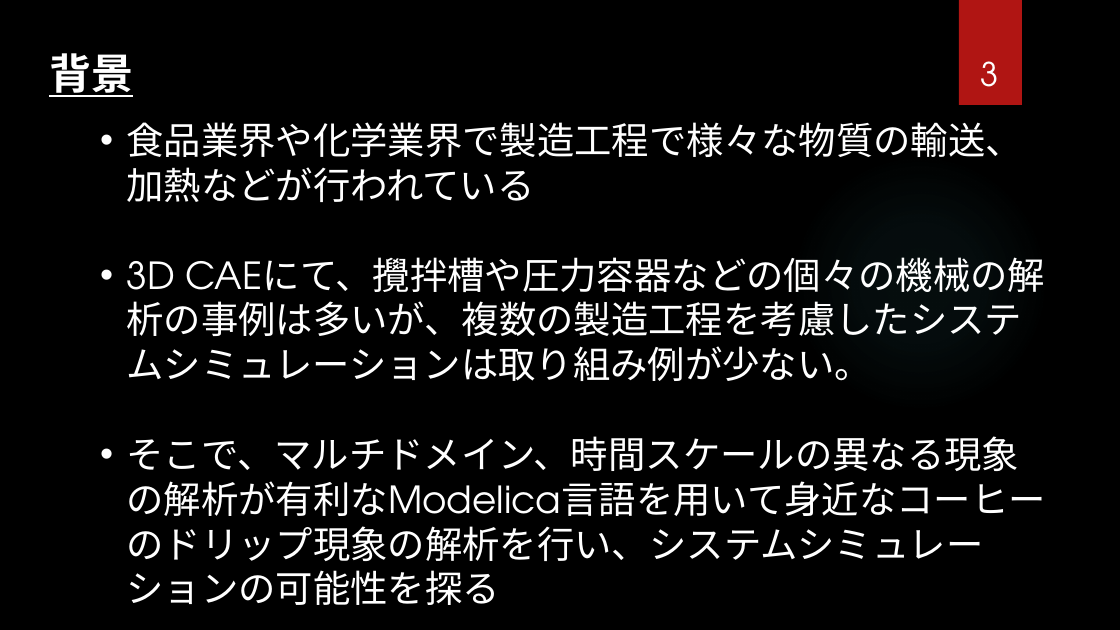
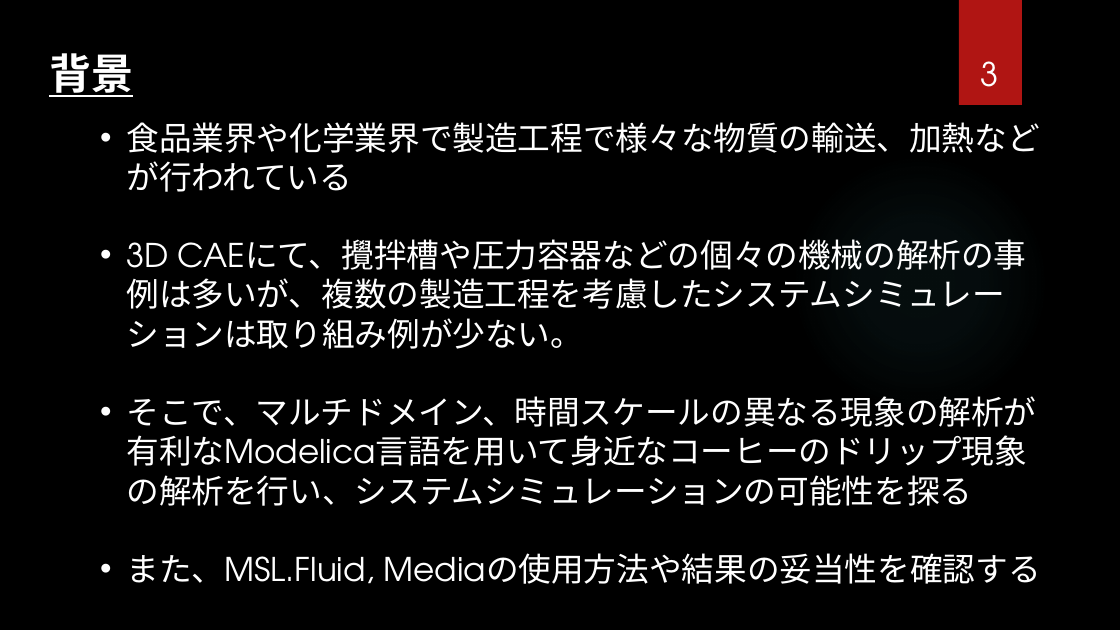
Before and after one commit to UedaShigenori/CoffeeTemperature, a slide deck: slide 3 of Report/181208_Modelicaによるドリップ式コーヒーのシステムシミュレーション_v2.pptx. Drawn at 1120x630 pixels with LibreOffice and Linux fonts; fonts in the diff are those of the drawing; background and template pictures are left out. Boxes give left, top, right and bottom in pixels: in the first picture for what was removed or moved away, otherwise in the second. Text is boxed around its words. In the diff, an @@ line names an element or a change of style, - is before the commit and + after.

```diff
--- a/Report/181208_Modelicaによるドリップ式コーヒーのシステムシミュレーション_v2.pptx
+++ b/Report/181208_Modelicaによるドリップ式コーヒーのシステムシミュレーション_v2.pptx
@@ text at (126,122,1039,506): size 32 to 28 pt in "食品業界や化学業界で製造工程で様々な物質の輸送、加熱などが行われている", "3D CAEにて、攪拌槽や圧力容器などの個々の機械の解析の事例は多いが、複数の製造工程を考慮したシステムシミュレーション ...", "そこで、マルチドメイン、時間スケールの異なる現象の解析が有利なModelica言語を用いて身近なコーヒーのドリップ現象の ..." @@
@@ text at (126,553,1041,584): paragraph added @@
+• また、MSL.Fluid, Mediaの使用方法や結果の妥当性を確認する
```
Also in this commit, not shown: 3 other slides changed.
